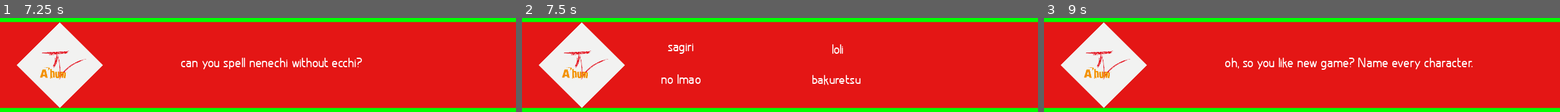
Above: before the commit, frames 1-3 (left to right).
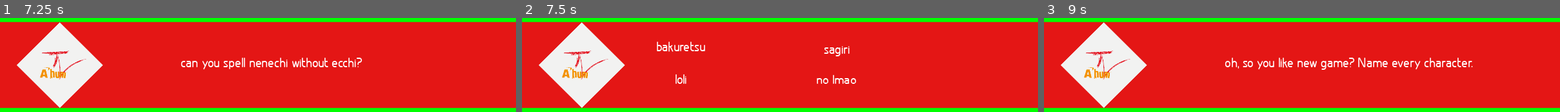
Above: after the commit, the same moments.

Repository: Frain-Breeze/KK-ONC
Game: Godot game, scene res://scenes/main.tscn
The game is run twice, just before and just after one commit, with the same random seed, the same clock (stepped at 60 frames per second) and the same inputs.
Inputs:
- Up to frame 1 (7.25 s): tap Enter at 0.5, 2, 3.5 s; tap 1 (team1_button1) at 0.6, 6.8 s; tap 2 (team1_button2) at 0.8, 1.35 s; tap Space at 1.25, 2.75, 4.25 s; tap 3 (team1_button3) at 1.55, 2.1 s; tap 4 (team1_button4) at 2.3, 2.85 s; tap Q (team2_button1) at 3.05, 3.6 s; tap W (team2_button2) at 3.8, 4.35 s; tap E (team2_button3) at 4.55, 5.1 s; tap R (team2_button4) at 5.3, 5.85 s; tap / (show_correct_answer, bound only after the commit) at 6.05, 6.6 s
- Up to frame 2 (7.5 s): tap Up (advance_question) at 7.35 s
- Up to frame 3 (9 s): tap 2 (team1_button2) at 7.55 s; tap Right (advance_round) at 8.1 s; tap 3 (team1_button3) at 8.3 s; tap Down (new_question) at 8.85 s

Frame 1 is identical in both runs. In frame 2, 1.5% of the frame differs, in the area x 26-66%, y 25-72%; in frame 3, nothing differs.
Error before the commit: Invalid get index '2' (on base: 'Array'). (res://scripts/main.gd:87)
Error after the commit: Invalid get index '2' (on base: 'Array'). (res://scripts/main.gd:94)

Commit message:
upd2

Diff:
--- a/project.godot
+++ b/project.godot
@@ -85,6 +85,11 @@
 "events": [ Object(InputEventKey,"resource_local_to_scene":false,"resource_name":"","device":0,"alt":false,"shift":false,"control":false,"meta":false,"command":false,"pressed":false,"scancode":16777234,"unicode":0,"echo":false,"script":null)
  ]
 }
+show_correct_answer={
+"deadzone": 0.5,
+"events": [ Object(InputEventKey,"resource_local_to_scene":false,"resource_name":"","device":0,"alt":false,"shift":false,"control":false,"meta":false,"command":false,"pressed":false,"scancode":47,"unicode":0,"echo":false,"script":null)
+ ]
+}
 
 [rendering]
 
--- a/scripts/main.gd
+++ b/scripts/main.gd
@@ -45,9 +45,12 @@
 			tRound.roundName = cstr[0]
 		elif(inRound): #this line has questions
 			tQuest.question = cstr[0]
-			var array = [1,2,3,4]
-			var yes = array[rng.randi()%array.size()]
-			tQuest.correctAnswer = yes%4
+			var array = [0,1,2,3]
+			#var yes = array[rng.randi()%array.size()]
+			var yes = rng.randi_range(0,3)
+			#var yes = 4
+			#tQuest.correctAnswer = cstr[1]
+			tQuest.correctAnswer = abs(3-(yes%4))
 			print("1:" + str((yes+0)%array.size()))
 			print("2:" + str((yes+1)%array.size()))
 			print("3:" + str((yes+2)%array.size()))
@@ -56,6 +59,7 @@
 			#tQuest.answer2 = cstr[2]
 			#tQuest.answer3 = cstr[3]
 			#tQuest.answer4 = cstr[4]
+			print("arraysize: " + str(array.size()))
 			tQuest.answer1 = cstr[1+((yes+0)%array.size())]
 			tQuest.answer2 = cstr[1+((yes+1)%array.size())]
 			tQuest.answer3 = cstr[1+((yes+2)%array.size())]
@@ -80,23 +84,28 @@
 #4 repeat 2 and 3 until all questions are done, then move to 1
 
 func _process(delta):
-	if Input.is_action_just_pressed("team1_button1") and content[currentRound].questions[currentQuestion].correctAnswer == 0:
+	if Input.is_action_just_pressed("show_correct_answer"):
+		print("correct answer: " + str(content[currentRound].questions[currentQuestion].correctAnswer))
+
+	if Input.is_action_just_pressed("team1_button1") and content[currentRound].questions[currentQuestion-1].correctAnswer == 0:
 		print("team1_button1")
-	if Input.is_action_just_pressed("team1_button2") and content[currentRound].questions[currentQuestion].correctAnswer == 1:
+	if Input.is_action_just_pressed("team1_button2") and content[currentRound].questions[currentQuestion-1].correctAnswer == 1:
 		print("team1_button2")
-	if Input.is_action_just_pressed("team1_button3") and content[currentRound].questions[currentQuestion].correctAnswer == 2:
+	if Input.is_action_just_pressed("team1_button3") and content[currentRound].questions[currentQuestion-1].correctAnswer == 2:
 		print("team1_button3")
-	if Input.is_action_just_pressed("team1_button4") and content[currentRound].questions[currentQuestion].correctAnswer == 3:
+	if Input.is_action_just_pressed("team1_button4") and content[currentRound].questions[currentQuestion-1].correctAnswer == 3:
 		print("team1_button4")
 
-	if Input.is_action_just_pressed("team2_button1") and content[currentRound].questions[currentQuestion].correctAnswer == 0:
+	if Input.is_action_just_pressed("team2_button1") and content[currentRound].questions[currentQuestion-1].correctAnswer == 0:
 		print("team2_button1")
-	if Input.is_action_just_pressed("team2_button2") and content[currentRound].questions[currentQuestion].correctAnswer == 1:
+	if Input.is_action_just_pressed("team2_button2") and content[currentRound].questions[currentQuestion-1].correctAnswer == 1:
 		print("team2_button2")
-	if Input.is_action_just_pressed("team2_button3") and content[currentRound].questions[currentQuestion].correctAnswer == 2:
+	if Input.is_action_just_pressed("team2_button3") and content[currentRound].questions[currentQuestion-1].correctAnswer == 2:
 		print("team2_button3")
-	if Input.is_action_just_pressed("team2_button4") and content[currentRound].questions[currentQuestion].correctAnswer == 3:
+	if Input.is_action_just_pressed("team2_button4") and content[currentRound].questions[currentQuestion-1].correctAnswer == 3:
 		print("team2_button4")
+
+
 
 	if Input.is_action_just_pressed("advance_round"):
 		emit_signal("NEW_ROUND", content[currentRound])
